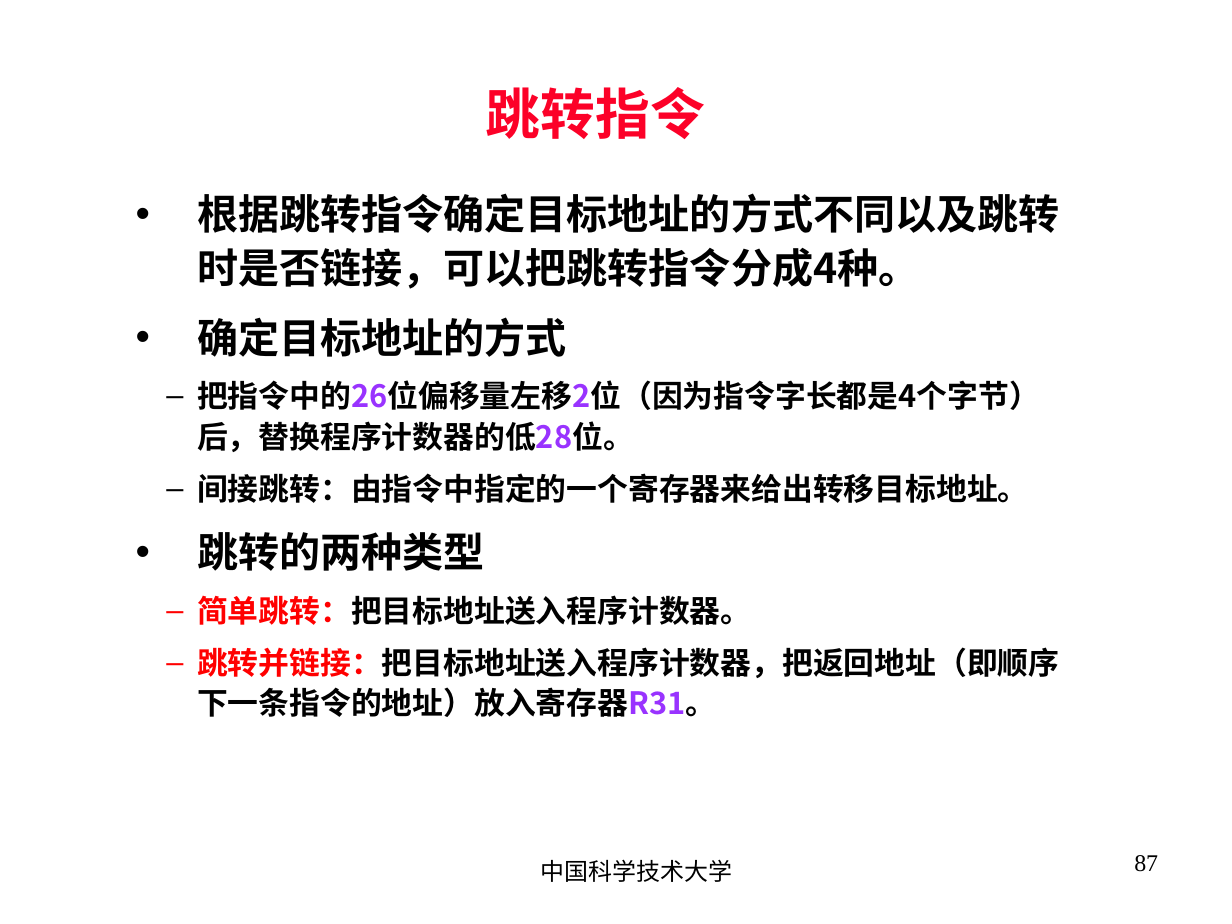
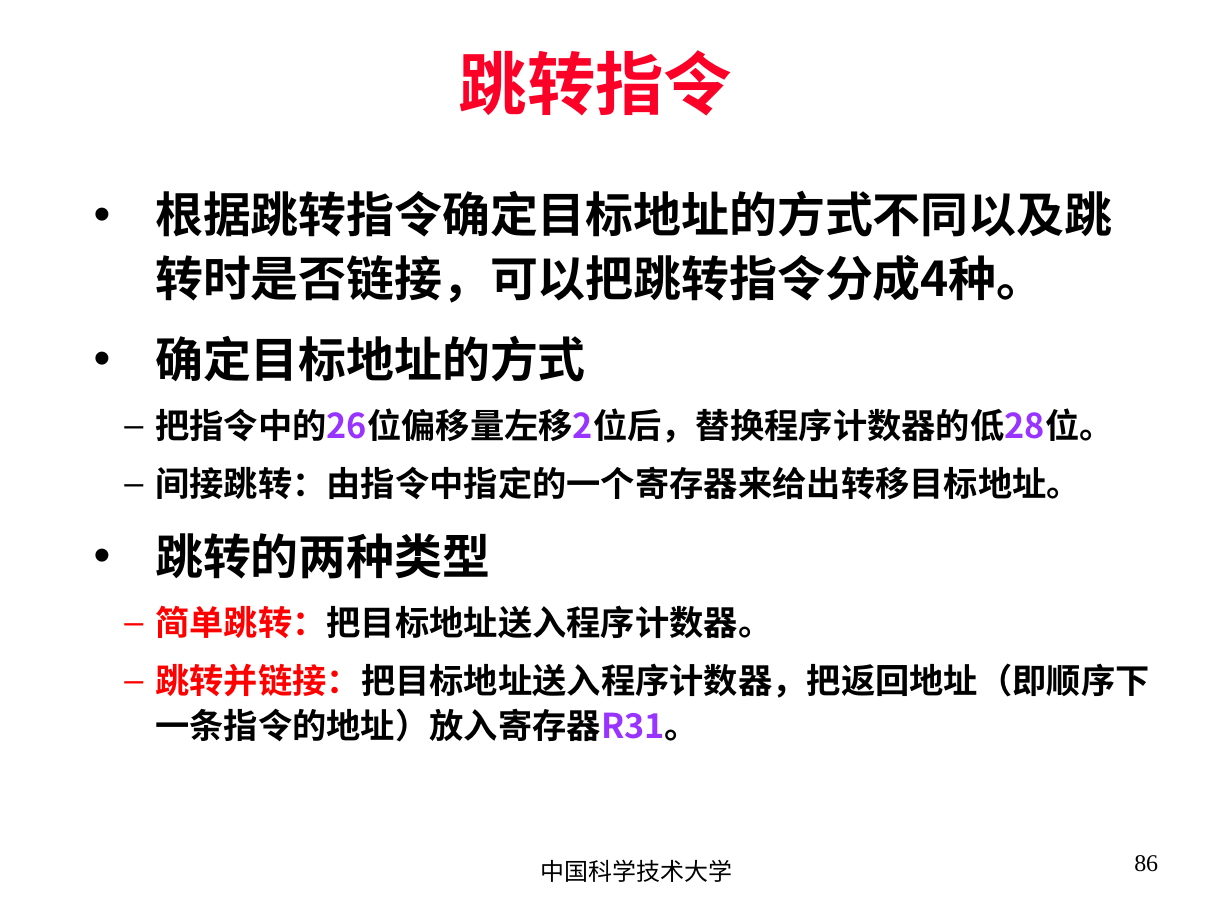
Before and after one commit to blindFS/ca2015, a slide deck: slide 86 of handouts/chapter02.ppt (slide 87 before the commit). Drawn at 1232x924 pixels with LibreOffice and Linux fonts; fonts in the diff are those of the drawing. Boxes give left, top, right and bottom in pixels: in the first picture for what was removed or moved away, otherwise in the second. Text is boxed around its words. In the diff, an @@ line names an element or a change of style, - is before the commit and + after.

```diff
--- a/handouts/chapter02.ppt
+++ b/handouts/chapter02.ppt
@@ title "跳转指令": place and size @@
-title "跳转指令" at [486,87,705,139]
+title "跳转指令" at [459,50,733,116]
@@ title "跳转指令" at [459,50,733,116]: size 32 to 40 pt @@
@@ text "根据跳转指令确定目标地址的方式不同以及跳转时是否链接，可以把跳转指令分成4种。": place and size @@
-text "根据跳转指令确定目标地址的方式不同以及跳转时是否链接，可以把跳转指令分成4种。" at [197,193,1059,717]
+text "根据跳转指令确定目标地址的方式不同以及跳转时是否链接，可以把跳转指令分成4种。" at [155,190,1149,742]
@@ text at [155,190,1149,742]: size 24 to 28 pt in "根据跳转指令确定目标地址的方式不同以及跳转时是否链接，可以把跳转指令分成4种。", "确定目标地址的方式", "跳转的两种类型"; size 18 to 20 pt in "间接跳转：由指令中指定的一个寄存器来给出转移目标地址。", "简单跳转：把目标地址送入程序计数器。", "跳转并链接：把目标地址送入程序计数器，把返回地址（即顺序下一条指令的地址）放入寄存器R31。"; more space between paragraphs @@
@@ text at [155,408,1113,443]: text changed; size 18 to 20 pt @@
-  – 把指令中的26位偏移量左移2位（因为指令字长都是4个字节）后，替换程序计数器的低28位。
+  – 把指令中的26位偏移量左移2位后，替换程序计数器的低28位。
@@ page number at [1134,855,1158,872]: text changed @@
-87
+86
```
Also in this commit, not shown: 28 other slides changed, 5 slides added, 3 slides removed.
